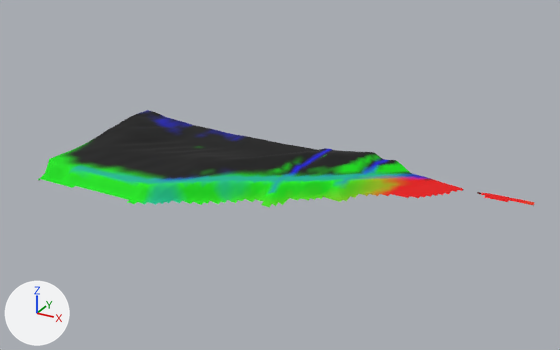
What one commit did to the glTF model dushanbe_city/assets/terrain/coast_-400_400_400.glb.
Camera for both pictures: a 50 mm camera at (96.0, -1013.0, 279.0) aimed at (-196.0, -482.0, 14.0). Lighting does not change. The marker at lower left points along +X, +Y and +Z. The older version comes first. Vertices at exactly the same position are counted once.

In view in the first picture: 'terrain'.
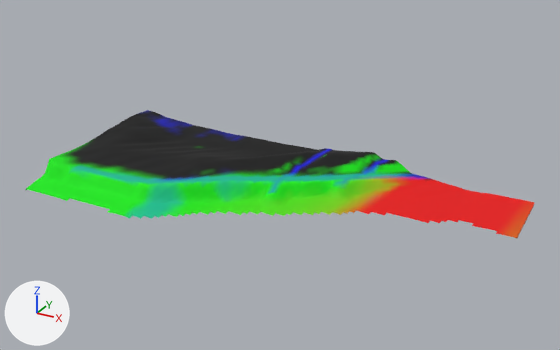
Boxes [x1, y1, x2, y2] around the edits, measured in the pictures (560 x 350 px):
'terrain', reshaped (30% taller): before [38, 110, 535, 208]; after [26, 110, 535, 238]
part 1 of me_terrain, added: after [26, 179, 533, 238]

Diff of the bpy script that builds the scene:
```diff
--- a/dushanbe_city/assets/terrain/coast_-400_400_400.glb.py
+++ b/dushanbe_city/assets/terrain/coast_-400_400_400.glb.py
@@ me_terrain @@
 # used by ob_terrain; location = (-200.0, -600.0, 0.0)
-me_terrain.from_pydata(...)  # 2608 vertices, 4926 faces; spans x -200.0..200.0, y 40.0..200.0, z -5.0..19.0
+me_terrain.from_pydata(...)  # 3305 vertices, 6312 faces; spans x -200.0..200.0, y 24.0..200.0, z -8.0..19.0
+# me_terrain part 1: 697 vertices added at x -200.0..200.0, y 24.0..200.0, z -8.0..-2.0
 me_terrain.materials.append(mat_terrain)
```
